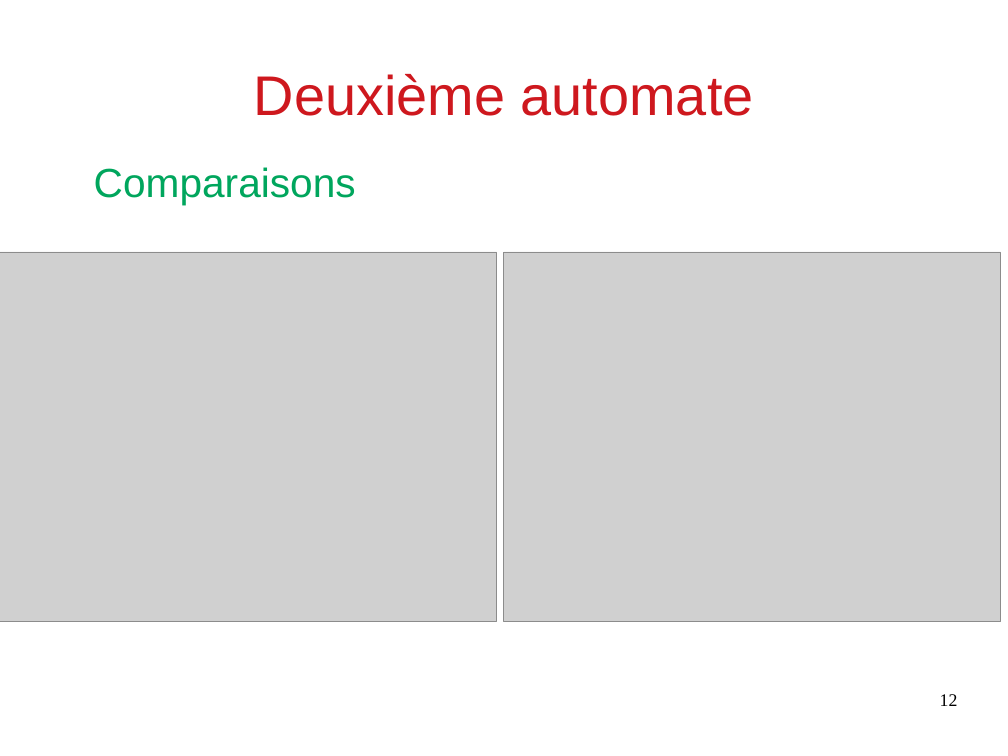
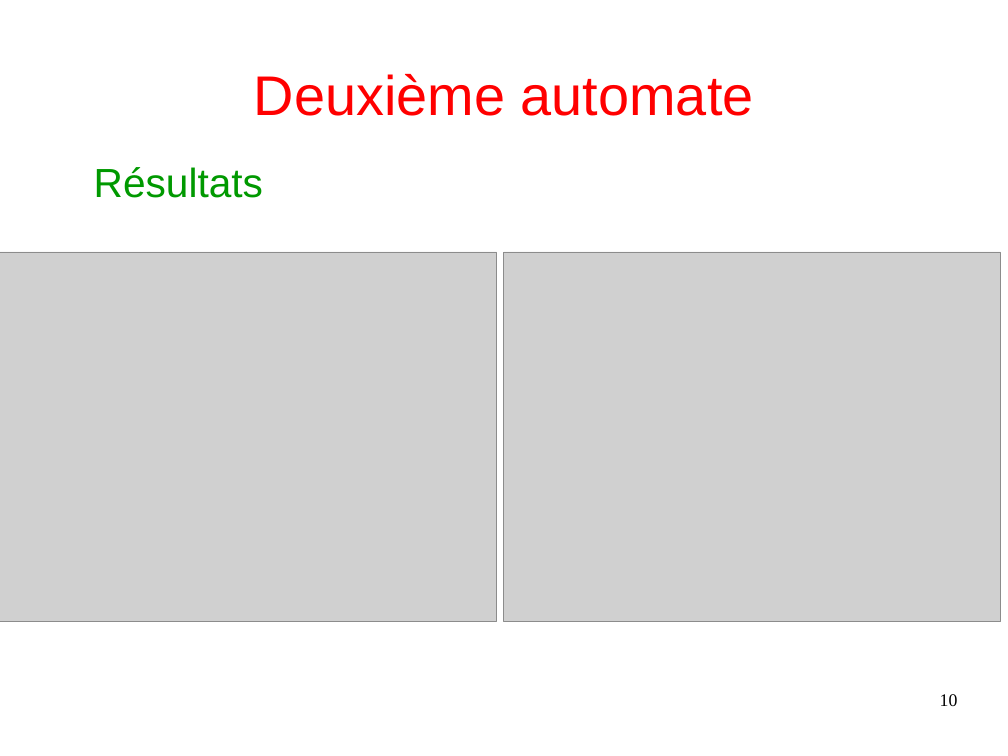
Before and after one commit to Arthurrre/TIPE_Automate, a slide deck: slide 10 of diapo/présentation.odp (slide 12 before the commit). Drawn at 1008x756 pixels with LibreOffice and Linux fonts; fonts in the diff are those of the drawing; grey boxes stand for pictures. Boxes give left, top, right and bottom in pixels: in the first picture for what was removed or moved away, otherwise in the second. Text is boxed around its words. In the diff, an @@ line names an element or a change of style, - is before the commit and + after.

```diff
--- a/diapo/présentation.odp
+++ b/diapo/présentation.odp
@@ title "Deuxième automate" at bbox=[254, 74, 754, 116]: text colour #CE181E to #FF0000 @@
@@ text at bbox=[94, 167, 263, 198]: text changed; text colour #00A65D to #009900 @@
-Comparaisons
+Résultats
@@ page number at bbox=[940, 694, 958, 706]: text changed @@
-12
+10
```
Also in this commit, not shown: 9 other slides changed, 6 slides added, 3 slides removed, 6 other files.
